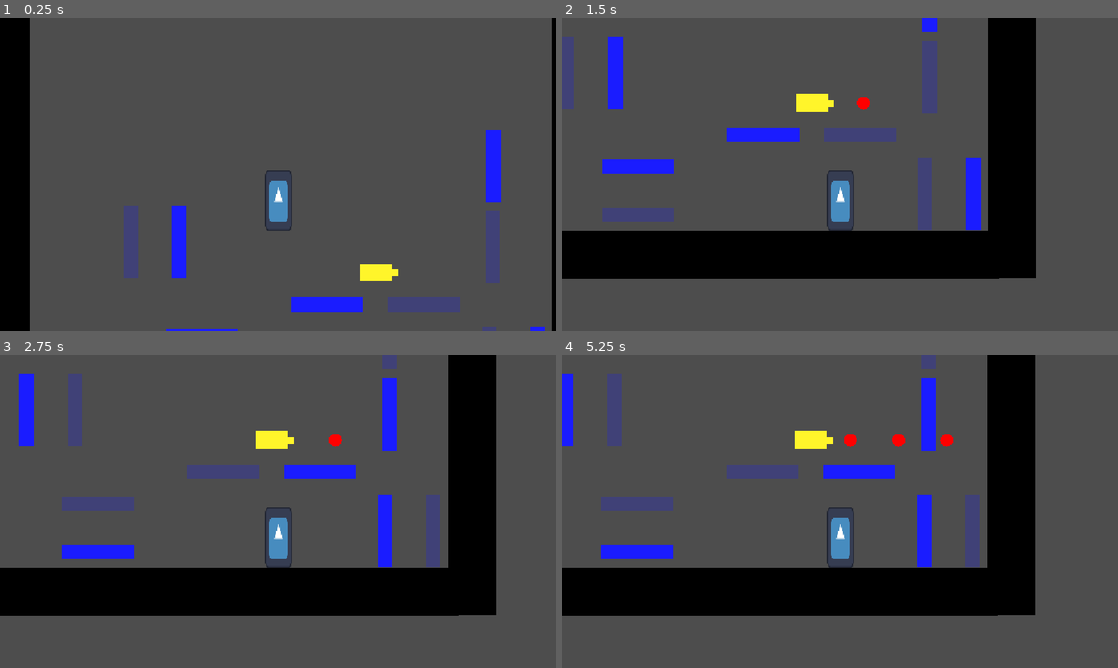
Above: before the commit, frames 1-4 (two rows, left to right).
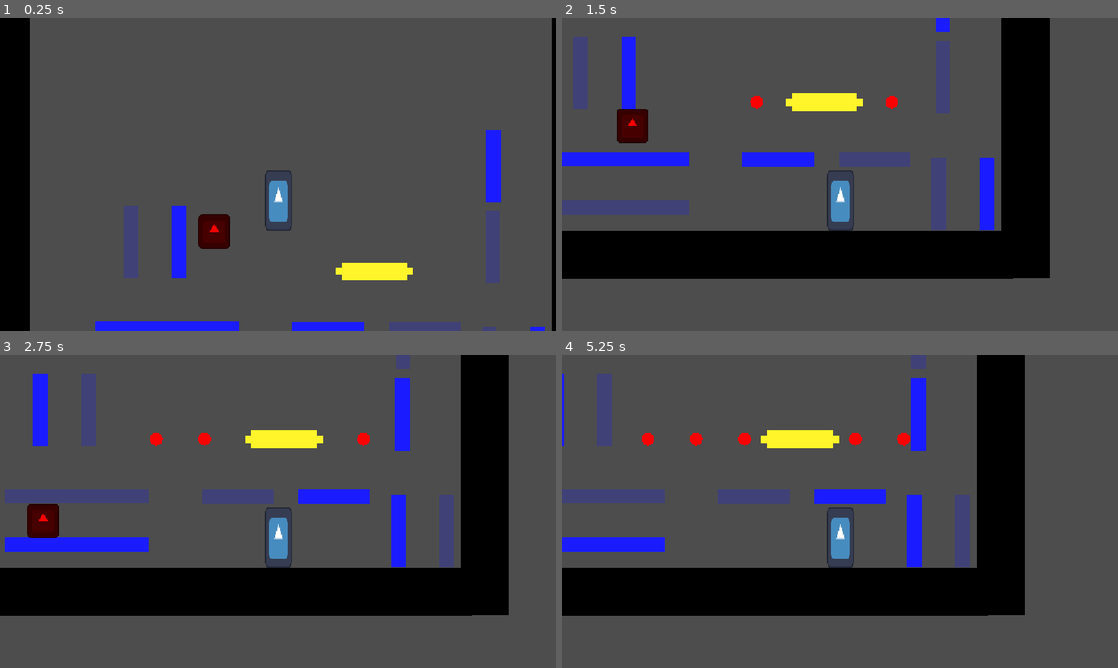
Above: after the commit, the same moments.

Repository: JoeLosOkay/TOM---Gameoff-2026
Game: Godot game, scene res://Scenes/TestRoom.tscn
Two runs of this game, one before a commit and one after it. Both use one fixed random seed, a clock stepped at 60 frames per second and the inputs below. This scene is started directly instead of the project's main scene. The engine's default icon, where the game draws it, is replaced by a stand-in: a white triangle on a blue panel in a dark square.
Inputs:
- Up to frame 1 (0.25 s): no input
- Up to frame 2 (1.5 s): tap Enter (ui_accept) at 0.5, 0.77 s; hold Shift (Move Platforms) 0.53-1.28 s; hold Right (ui_right) from 0.53 s (still down); tap Shift (Move Platforms) at 1.35 s
- Up to frame 3 (2.75 s): tap Enter (ui_accept) at 1.52 s; release Right (ui_right) at 2.03 s; hold Left (ui_left) from 2.03 s (still down); hold Shift (Move Platforms) from 2.03 s (still down)
- Up to frame 4 (5.25 s): release Left (ui_left) at 2.78 s; release Shift (Move Platforms) at 2.78 s; hold Right (ui_right) 2.78-4.28 s; tap Shift (Move Platforms) at 2.85, 4.35 s; tap Enter (ui_accept) at 3.02, 3.77, 4.52 s; hold Shift (Move Platforms) 3.53-4.28 s; hold Left (ui_left) 4.28-5.03 s; hold Right (ui_right) from 5.03 s (still down); hold Shift (Move Platforms) from 5.03 s (still down)

The runs differ from the first frame. In frame 1, 3.8% of the frame differs, in the area x 17-83%, y 62-100%; in frame 2, 15%; in frame 3, 15%, in the area x 0-92%, y 0-84%; in frame 4, 12%.

Commit message:
added basic enemy

Diff:
--- a/Scenes/Levels/Level1.tscn
+++ b/Scenes/Levels/Level1.tscn
@@ -38,6 +38,7 @@
 [node name="EndPoint" type="Area2D" parent="." unique_id=449592343]
 position = Vector2(1080, 347)
 scale = Vector2(39.5, 39.5)
+collision_mask = 3
 
 [node name="CollisionShape2D" type="CollisionShape2D" parent="EndPoint" unique_id=937456471]
 position = Vector2(3.8146973e-06, 0)
--- a/Scenes/Levels/Level2.tscn
+++ b/Scenes/Levels/Level2.tscn
@@ -51,6 +51,7 @@
 [node name="EndPoint" type="Area2D" parent="." unique_id=1809460631]
 position = Vector2(1115.75, 348.75)
 scale = Vector2(39.5, 39.5)
+collision_mask = 3
 
 [node name="CollisionShape2D" type="CollisionShape2D" parent="EndPoint" unique_id=1690794735]
 position = Vector2(3.8146973e-06, 0)
--- a/Scenes/Player.tscn
+++ b/Scenes/Player.tscn
@@ -7,6 +7,7 @@
 size = Vector2(53, 125)
 
 [node name="Player" type="CharacterBody2D" unique_id=535340946]
+collision_layer = 2
 script = ExtResource("1_ij6vw")
 
 [node name="Sprite2D" type="Sprite2D" parent="." unique_id=1643651389]
--- a/Scenes/TestRoom.tscn
+++ b/Scenes/TestRoom.tscn
@@ -4,6 +4,7 @@
 [ext_resource type="PackedScene" uid="uid://3picholh8dcm" path="res://Scenes/Moving_Platform.tscn" id="2_q6l42"]
 [ext_resource type="PackedScene" uid="uid://c7frug432es5" path="res://Scenes/turret.tscn" id="3_q6l42"]
 [ext_resource type="PackedScene" uid="uid://rqtx2gnkl57q" path="res://Scenes/hazard.tscn" id="4_wtyfb"]
+[ext_resource type="PackedScene" uid="uid://bnr406hfn0y2f" path="res://Scenes/enemy.tscn" id="5_ppqey"]
 
 [sub_resource type="QuadMesh" id="QuadMesh_qs3il"]
 
@@ -76,10 +77,10 @@
 shape = SubResource("RectangleShape2D_5glnn")
 
 [node name="Moving_Platform" parent="." unique_id=2024360150 instance=ExtResource("2_q6l42")]
-position = Vector2(403, 408)
+position = Vector2(257, 392)
 
 [node name="Moving_Platform2" parent="." unique_id=1243204589 instance=ExtResource("2_q6l42")]
-position = Vector2(663, 342)
+position = Vector2(665, 393)
 
 [node name="PlatformPointB" parent="Moving_Platform2" index="2" unique_id=158448723]
 position = Vector2(200, 0)
@@ -92,7 +93,7 @@
 position = Vector2(250.99997, -742)
 
 [node name="Turret" parent="." unique_id=2037286465 instance=ExtResource("3_q6l42")]
-position = Vector2(820, 276)
+position = Vector2(851, 274)
 rotation = 1.5707964
 
 [node name="Moving_Platform4" parent="." unique_id=1969174478 instance=ExtResource("2_q6l42")]
@@ -105,6 +106,16 @@
 [node name="Hazard" parent="." unique_id=1479421746 instance=ExtResource("4_wtyfb")]
 position = Vector2(108, 511)
 
+[node name="Enemy" parent="." unique_id=470196984 instance=ExtResource("5_ppqey")]
+position = Vector2(429, 133)
+
+[node name="Moving_Platform5" parent="." unique_id=1892735800 instance=ExtResource("2_q6l42")]
+position = Vector2(406, 392)
+
+[node name="Turret2" parent="." unique_id=479319056 instance=ExtResource("3_q6l42")]
+position = Vector2(671, 274)
+rotation = -1.5707964
+
 [editable path="Moving_Platform"]
 [editable path="Moving_Platform2"]
 [editable path="Moving_Platform3"]
--- /dev/null
+++ b/Scenes/enemy.tscn
@@ -0,0 +1,35 @@
+[gd_scene format=3 uid="uid://bnr406hfn0y2f"]
+
+[ext_resource type="Script" uid="uid://cyg5mgib0jnam" path="res://Scripts/enemy.gd" id="1_1f0kj"]
+[ext_resource type="Texture2D" uid="uid://la366ypbyto1" path="res://icon.svg" id="2_afpow"]
+
+[sub_resource type="RectangleShape2D" id="RectangleShape2D_qs3il"]
+size = Vector2(63, 69)
+
+[node name="Enemy" type="CharacterBody2D" unique_id=470196984 groups=["Killable_Enemy"]]
+collision_layer = 5
+script = ExtResource("1_1f0kj")
+
+[node name="Sprite2D" type="Sprite2D" parent="." unique_id=88110106]
+modulate = Color(1, 0, 0, 1)
+scale = Vector2(0.515625, 0.5546875)
+texture = ExtResource("2_afpow")
+
+[node name="CollisionShape2D" type="CollisionShape2D" parent="." unique_id=352614941]
+visible = false
+position = Vector2(-0.5, -0.5)
+shape = SubResource("RectangleShape2D_qs3il")
+
+[node name="LedgeRaycast" type="RayCast2D" parent="." unique_id=1490578698]
+position = Vector2(50, 0)
+target_position = Vector2(0, 58)
+
+[node name="Area2D" type="Area2D" parent="." unique_id=1715836715]
+collision_mask = 3
+
+[node name="CollisionShape2D" type="CollisionShape2D" parent="Area2D" unique_id=247790629]
+visible = false
+position = Vector2(-0.5, -0.5)
+shape = SubResource("RectangleShape2D_qs3il")
+
+[connection signal="body_entered" from="Area2D" to="." method="_on_area_2d_body_entered"]
--- a/Scenes/hazard.tscn
+++ b/Scenes/hazard.tscn
@@ -8,6 +8,7 @@
 size = Vector2(30, 29)
 
 [node name="Hazard" type="Area2D" unique_id=1479421746]
+collision_mask = 3
 script = ExtResource("1_ci3js")
 
 [node name="MeshInstance2D" type="MeshInstance2D" parent="." unique_id=1873146215]
--- a/Scenes/projectile.tscn
+++ b/Scenes/projectile.tscn
@@ -16,6 +16,7 @@
 mesh = SubResource("SphereMesh_qs3il")
 
 [node name="Area2D" type="Area2D" parent="." unique_id=1720688858]
+collision_mask = 3
 
 [node name="CollisionShape2D" type="CollisionShape2D" parent="Area2D" unique_id=69517872]
 shape = SubResource("CircleShape2D_qs3il")
--- /dev/null
+++ b/Scripts/enemy.gd
@@ -0,0 +1,50 @@
+extends CharacterBody2D
+
+
+const SPEED = 100.0
+const JUMP_VELOCITY = -400.0
+const LAUNCH_MULTIPLIER = .5
+@export var ledge_ray_offset_x: float = 16
+
+
+var dir: int = 1
+
+@onready var ledge_raycast: RayCast2D = $LedgeRaycast
+
+
+
+func _physics_process(delta: float) -> void:
+	# Add the gravity.
+	if not is_on_floor():
+		velocity += get_gravity() * delta
+		velocity.x = 0.0
+	else:
+		velocity.x = dir * SPEED
+		if is_on_wall() or not ledge_raycast.is_colliding():
+			dir *= -1
+			_update_facing()
+
+
+	for i in range(get_slide_collision_count()):
+		var collision = get_slide_collision(i)
+		var collider = collision.get_collider()
+
+		if collider is AnimatableBody2D:
+			var platform_velocity: Vector2 = get_platform_velocity()
+
+			if platform_velocity.length() > 10.0:
+				velocity = platform_velocity * LAUNCH_MULTIPLIER
+
+	move_and_slide()
+
+func _update_facing():
+	ledge_raycast.position.x = abs(ledge_ray_offset_x) * dir
+
+
+func _on_area_2d_body_entered(body: Node2D) -> void:
+	if body.is_in_group("Player"):
+		body.Kill()
+
+
+func Kill():
+	queue_free()
--- a/Scripts/hazard.gd
+++ b/Scripts/hazard.gd
@@ -14,3 +14,6 @@
 func _on_body_entered(body: Node2D) -> void:
 	if body.is_in_group("Player"):
 		body.Kill()
+
+	elif body.is_in_group("Killable_Enemy"):
+		body.Kill()
--- a/Scripts/projectile.gd
+++ b/Scripts/projectile.gd
@@ -22,6 +22,9 @@
 	if body.is_in_group("Player"):
 		body.Kill()
 
+	elif body.is_in_group("Killable_Enemy"):
+		body.Kill()
+
 
 func _on_life_timeout() -> void:
 	queue_free()
--- a/project.godot
+++ b/project.godot
@@ -23,6 +23,7 @@
 [global_group]
 
 Player=""
+Killable_Enemy=""
 
 [input]
 
Not shown, added: Scripts/enemy.gd.uid
